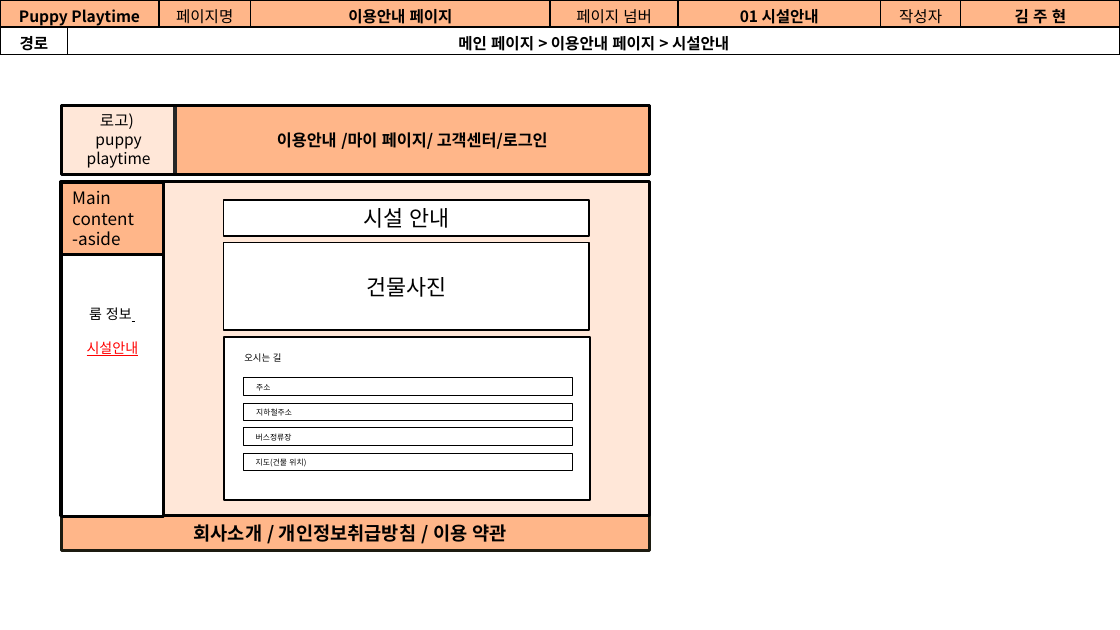
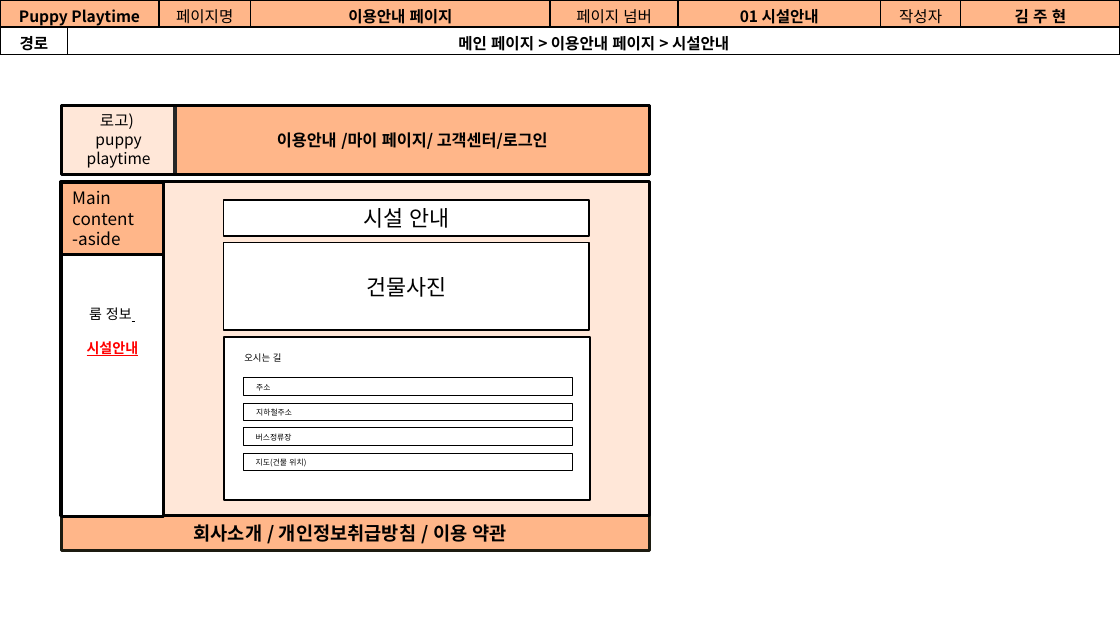
Before and after one commit to Jogging-Kim-Chaebak/PuppyPlaytime, a slide deck: slide 53 of 프로젝트 산출물/9. 스토리보드/Puppy Playtime 사용자 스토리보드.pptx (slide 45 before the commit). Drawn at 1120x630 pixels with LibreOffice and Linux fonts; fonts in the diff are those of the drawing. Boxes give left, top, right and bottom in pixels: in the first picture for what was removed or moved away, otherwise in the second. Text is boxed around its words. In the diff, an @@ line names an element or a change of style, - is before the commit and + after.

```diff
--- a/프로젝트 산출물/9. 스토리보드/Puppy Playtime 사용자 스토리보드.pptx
+++ b/프로젝트 산출물/9. 스토리보드/Puppy Playtime 사용자 스토리보드.pptx
@@ text in rectangle at (x1=87, y1=341, x2=139, y2=356): bold on in "시설안내" @@
```
Also in this commit, not shown: 14 other slides changed, 9 slides added, 1 slide removed, 1 other file.
